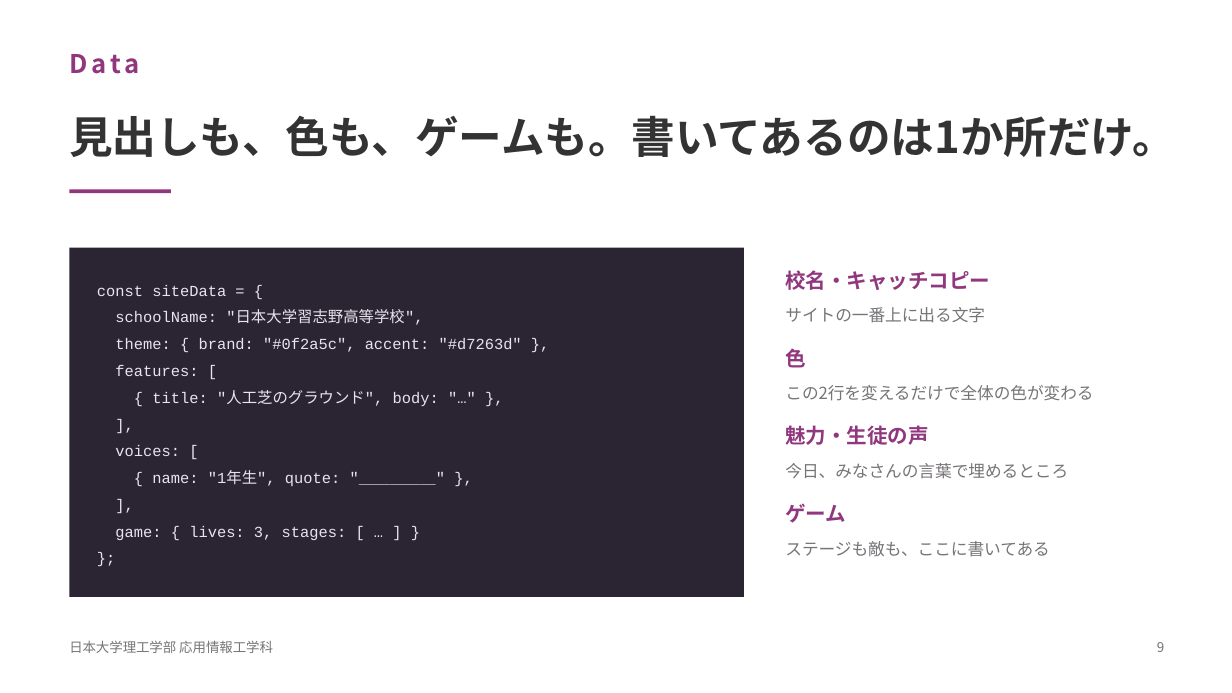
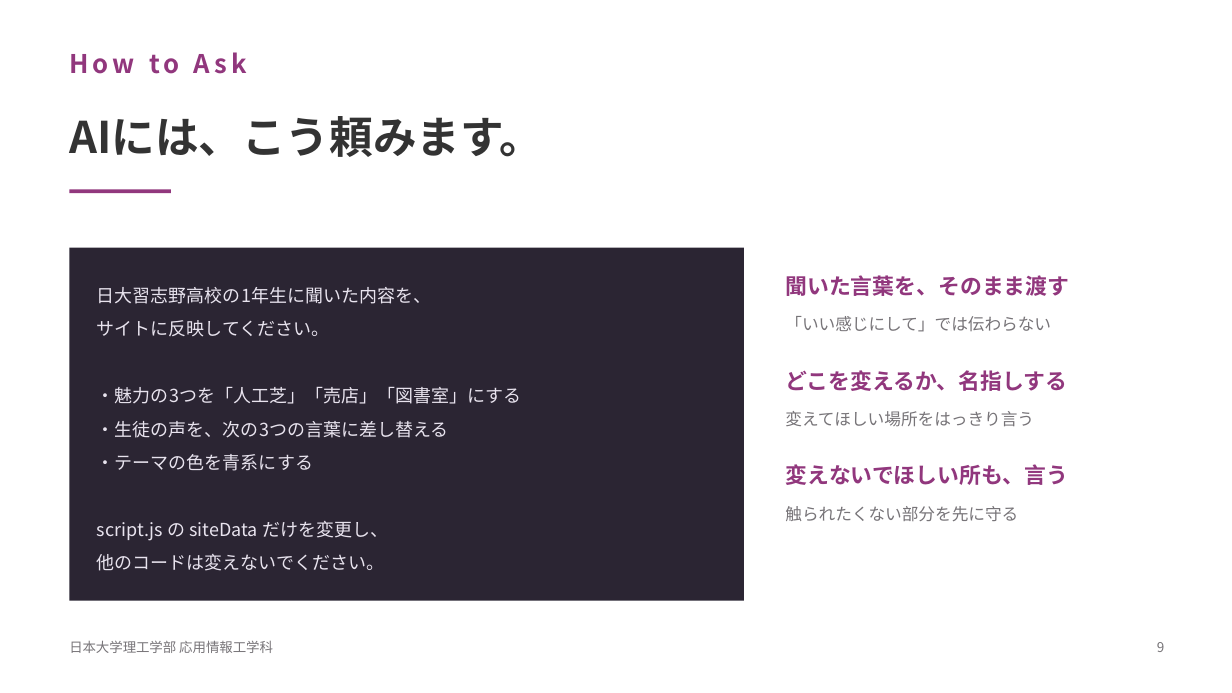
Before and after one commit to yutakaJssst/narashino-visit-2, a slide deck: slide 9 of slides/nichinara20260908.pptx. Drawn at 1232x693 pixels with LibreOffice and Linux fonts; fonts in the diff are those of the drawing. Boxes give left, top, right and bottom in pixels: in the first picture for what was removed or moved away, otherwise in the second. Text is boxed around its words. In the diff, an @@ line names an element or a change of style, - is before the commit and + after.

```diff
--- a/slides/nichinara20260908.pptx
+++ b/slides/nichinara20260908.pptx
@@ text at (x1=69, y1=52, x2=247, y2=74): text changed @@
-Data
+How to Ask
@@ text at (x1=69, y1=116, x2=543, y2=157): text changed @@
-見出しも、色も、ゲームも。書いてあるのは1か所だけ。
+AIには、こう頼みます。
@@ rectangle resized from (x1=69, y1=248, x2=744, y2=597) to (x1=69, y1=248, x2=744, y2=601) @@
@@ text at (x1=97, y1=287, x2=521, y2=571): text changed; size 12 to 14 pt; font Courier New to Noto Sans CJK JP @@
-const siteData = {
-schoolName: "日本大学習志野高等学校",
-theme: { brand: "#0f2a5c", accent: "#d7263d" },
-features: [
-{ title: "人工芝のグラウンド", body: "…" },
-],
-voices: [
-{ name: "1年生", quote: "＿＿＿＿＿" },
-],
-game: { lives: 3, stages: [ … ] }
-};
+日大習志野高校の1年生に聞いた内容を、
+サイトに反映してください。
+・魅力の3つを「人工芝」「売店」「図書室」にする
+・生徒の声を、次の3つの言葉に差し替える
+・テーマの色を青系にする
+script.js の siteData だけを変更し、
+他のコードは変えないでください。
@@ text at (x1=785, y1=275, x2=1069, y2=521): text changed @@
-校名・キャッチコピー
-サイトの一番上に出る文字
-色
-この2行を変えるだけで全体の色が変わる
-魅力・生徒の声
-今日、みなさんの言葉で埋めるところ
-ゲーム
-ステージも敵も、ここに書いてある
+聞いた言葉を、そのまま渡す
+「いい感じにして」では伝わらない
+どこを変えるか、名指しする
+変えてほしい場所をはっきり言う
+変えないでほしい所も、言う
+触られたくない部分を先に守る
```
Also in this commit, not shown: 6 other slides changed, 1 slide added, 1 slide removed, 11 other files.
